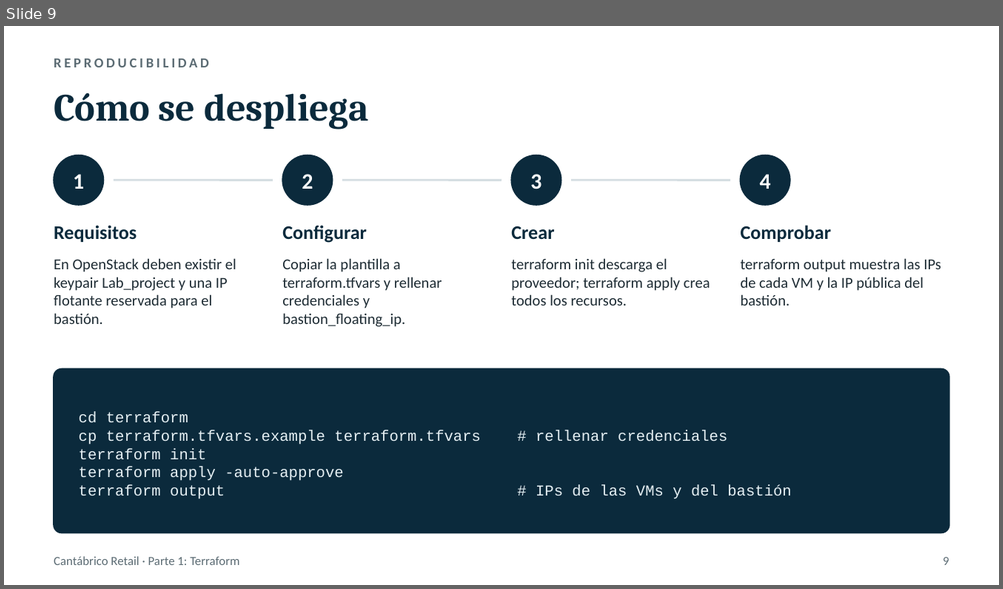
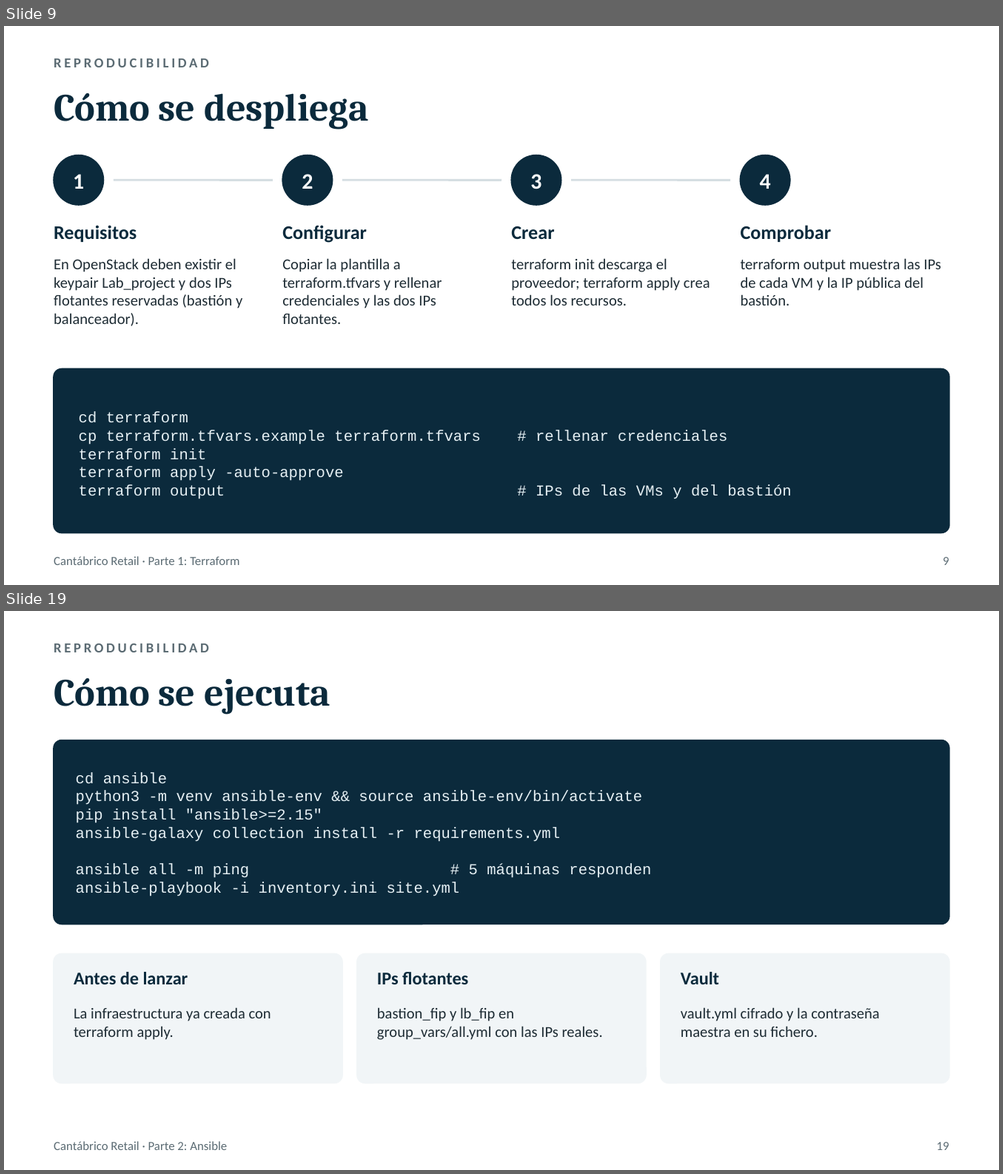
Before and after one commit to CodeSFI/ASSW_Lab_Project, a slide deck: docs/presentacion_parte1_terraform.pptx. Shown one above the other, each under a label of ours: slide 9 before the commit, slides 9 and 19 after it; the slides between them are not shown. The pictures are 1003x589 and 1003x1174 pixels, drawn with LibreOffice and Linux fonts; fonts in the diff are those of the drawing. Boxes give left, top, right and bottom in pixels: in the first picture for what was removed or moved away, otherwise in the second. Text is boxed around its words. In the diff, an @@ line names an element or a change of style, - is before the commit and + after.

```diff
--- a/docs/presentacion_parte1_terraform.pptx
+++ b/docs/presentacion_parte1_terraform.pptx
@@ slide 19 added at (x1=4, y1=611, x2=999, y2=1170), background #FFFFFF @@
@@ text added at (x1=54, y1=644, x2=209, y2=652), 10 pt, text #5B6B73, bold @@
+REPRODUCIBILIDAD
@@ text added at (x1=54, y1=678, x2=330, y2=714), 28 pt, text #0B2A3C, bold @@
+Cómo se ejecuta
@@ rounded rectangle added at (x1=54, y1=741, x2=949, y2=924), fill #0B2A3C, outline #0B2A3C 1 pt @@
@@ text added at (x1=76, y1=772, x2=651, y2=897), 11 pt, text #E6F0F4 @@
+cd ansible
+python3 -m venv ansible-env && source ansible-env/bin/activate
+pip install "ansible>=2.15"
+ansible-galaxy collection install -r requirements.yml
+ansible all -m ping # 5 máquinas responden
+ansible-playbook -i inventory.ini site.yml
@@ rounded rectangle added at (x1=54, y1=954, x2=342, y2=1083), fill #F1F5F7, outline #F1F5F7 1 pt @@
@@ rounded rectangle added at (x1=357, y1=954, x2=646, y2=1083), fill #F1F5F7, outline #F1F5F7 1 pt @@
@@ rounded rectangle added at (x1=660, y1=954, x2=949, y2=1083), fill #F1F5F7, outline #F1F5F7 1 pt @@
@@ text added at (x1=74, y1=972, x2=188, y2=985), 13 pt, text #0B2A3C, bold @@
+Antes de lanzar
@@ text added at (x1=377, y1=972, x2=468, y2=985), 13 pt, text #0B2A3C, bold @@
+IPs flotantes
@@ text added at (x1=680, y1=972, x2=719, y2=985), 13 pt, text #0B2A3C, bold @@
+Vault
@@ text added at (x1=74, y1=1008, x2=271, y2=1040), 11 pt, text #1D2B33 @@
+La infraestructura ya creada con terraform apply.
@@ text added at (x1=377, y1=1008, x2=603, y2=1040), 11 pt, text #1D2B33 @@
+bastion_fip y lb_fip en group_vars/all.yml con las IPs reales.
@@ text added at (x1=680, y1=1008, x2=879, y2=1037), 11 pt, text #1D2B33 @@
+vault.yml cifrado y la contraseña maestra en su fichero.
@@ text added at (x1=54, y1=1142, x2=227, y2=1150), 9 pt, text #5B6B73 @@
+Cantábrico Retail · Parte 2: Ansible
@@ text added at (x1=936, y1=1142, x2=949, y2=1150), 9 pt, text #5B6B73 @@
+19
@@ slide 9 changed as well @@
@@ text at (x1=54, y1=258, x2=242, y2=326): text changed @@
-En OpenStack deben existir el keypair Lab_project y una IP flotante reservada para el bastión.
+En OpenStack deben existir el keypair Lab_project y dos IPs flotantes reservadas (bastión y balanceador).
@@ text at (x1=282, y1=258, x2=442, y2=324): text changed @@
-Copiar la plantilla a terraform.tfvars y rellenar credenciales y bastion_floating_ip.
+Copiar la plantilla a terraform.tfvars y rellenar credenciales y las dos IPs flotantes.
```
Also in this commit, not shown: 2 other slides changed, 11 other slides added.
